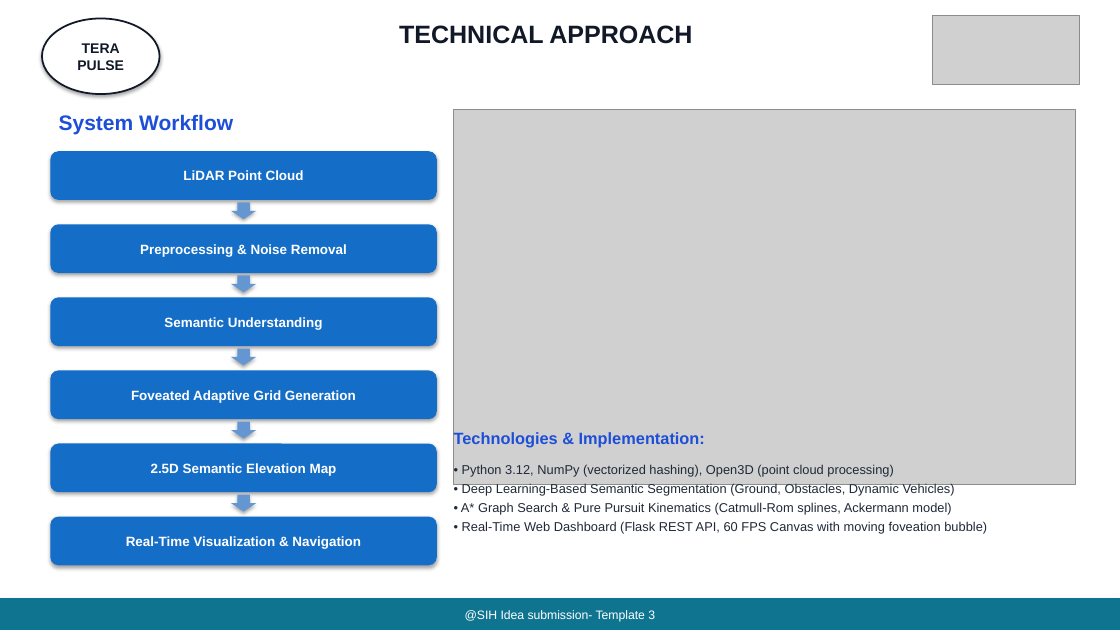
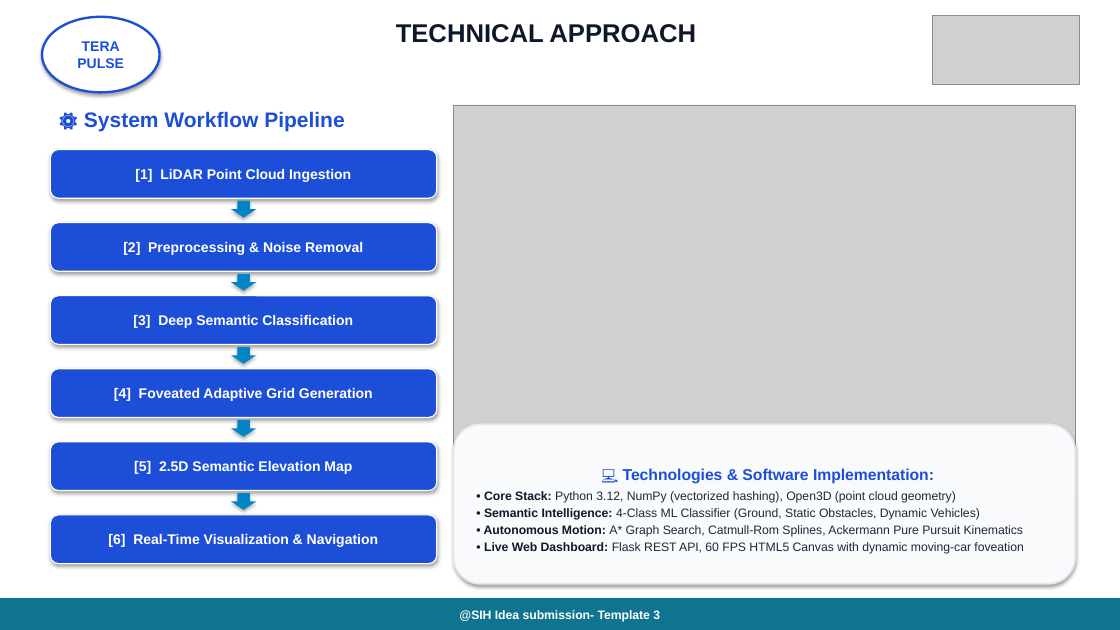
Before and after one commit to AbhayVerma628/SIh26053_Lidar, a slide deck: slide 3 of docs/SIH26053_TeraPulse_Official_Presentation.pptx. Drawn at 1120x630 pixels with LibreOffice and Linux fonts; fonts in the diff are those of the drawing; grey boxes stand for pictures. Boxes give left, top, right and bottom in pixels: in the first picture for what was removed or moved away, otherwise in the second. Text is boxed around its words. In the diff, an @@ line names an element or a change of style, - is before the commit and + after.

Commit message:
style: enhance presentation visual attractiveness, bold lead-in highlights, and title emphasis

```diff
--- a/docs/SIH26053_TeraPulse_Official_Presentation.pptx
+++ b/docs/SIH26053_TeraPulse_Official_Presentation.pptx
@@ ellipse "TERA PULSE" at <box>42,17,160,92</box>: text colour #111827 to #1D4ED8; outline #111827 1.5 pt to #1D4ED8 2 pt @@
@@ text "TECHNICAL APPROACH" at <box>396,24,696,43</box>: size 21.5 to 22 pt, text colour #111827 to #0F172A @@
@@ text at <box>84,111,344,132</box>: text changed @@
-System Workflow
+⚙️ System Workflow Pipeline
@@ picture: place and size @@
-picture at <box>454,109,1075,485</box>
+picture at <box>454,105,1075,481</box>
@@ text in rounded rectangle at <box>135,169,351,182</box>: text changed; size 11.5 to 12 pt @@
-LiDAR Point Cloud
+[1] LiDAR Point Cloud Ingestion
@@ text in rounded rectangle at <box>123,242,363,255</box>: text changed; size 11.5 to 12 pt @@
-Preprocessing & Noise Removal
+[2] Preprocessing & Noise Removal
@@ fill #146EC8 to #1D4ED8; outline none to #FFFFFF 1 pt in 6 elements at <box>50,442,437,491</box>, <box>50,369,437,418</box>, <box>50,515,437,564</box>, <box>50,223,437,271</box>, <box>50,150,437,198</box>, <box>50,296,437,344</box> @@
@@ text in rounded rectangle at <box>133,315,353,328</box>: text changed; size 11.5 to 12 pt @@
-Semantic Understanding
+[3] Deep Semantic Classification
@@ text in rounded rectangle at <box>114,388,373,401</box>: text changed; size 11.5 to 12 pt @@
-Foveated Adaptive Grid Generation
+[4] Foveated Adaptive Grid Generation
@@ rounded rectangle "💻 Technologies & Software Implementation:": place and size @@
-rounded rectangle "💻 Technologies & Software Implementation:" at <box>461,464,987,534</box>
+rounded rectangle "💻 Technologies & Software Implementation:" at <box>454,424,1075,584</box>
@@ rounded rectangle "💻 Technologies & Software Implementation:" at <box>454,424,1075,584</box>: vertical alignment top to middle; fill none to #F8FAFC; outline none to #E2E8F0 1.5 pt; shadow on @@
@@ text removed at <box>454,432,705,448</box> @@
-Technologies & Implementation:
@@ text in rounded rectangle at <box>134,460,352,475</box>: text changed; size 11.5 to 12 pt @@
-2.5D Semantic Elevation Map
+[5] 2.5D Semantic Elevation Map
@@ text in rounded rectangle at <box>484,468,1023,554</box>: text changed; size 11 to 10.5 pt; text colour #1F2937 to #1E293B @@
-• Python 3.12, NumPy (vectorized hashing), Open3D (point cloud processing)
-• Deep Learning-Based Semantic Segmentation (Ground, Obstacles, Dynamic Vehicles)
-• A* Graph Search & Pure Pursuit Kinematics (Catmull-Rom splines, Ackermann model)
-• Real-Time Web Dashboard (Flask REST API, 60 FPS Canvas with moving foveation bubble)
+💻 Technologies & Software Implementation:
+• Core Stack: Python 3.12, NumPy (vectorized hashing), Open3D (point cloud geometry)
+• Semantic Intelligence: 4-Class ML Classifier (Ground, Static Obstacles, Dynamic Vehicles)
+• Autonomous Motion: A* Graph Search, Catmull-Rom Splines, Ackermann Pure Pursuit Kinematics
+• Live Web Dashboard: Flask REST API, 60 FPS HTML5 Canvas with dynamic moving-car foveation
@@ fill #6496D2 to #0284C7 in 5 elements at <box>231,420,256,437</box>, <box>231,201,256,218</box>, <box>231,274,256,291</box>, <box>231,347,256,364</box>, <box>231,493,256,510</box> @@
@@ text in rounded rectangle at <box>108,534,378,547</box>: text changed; size 11.5 to 12 pt @@
-Real-Time Visualization & Navigation
+[6] Real-Time Visualization & Navigation
@@ rectangle "@SIH Idea submission- Template 3" at <box>0,598,1120,630</box>: bold on @@
```
Also in this commit, not shown: 5 other slides changed, 2 other files.
